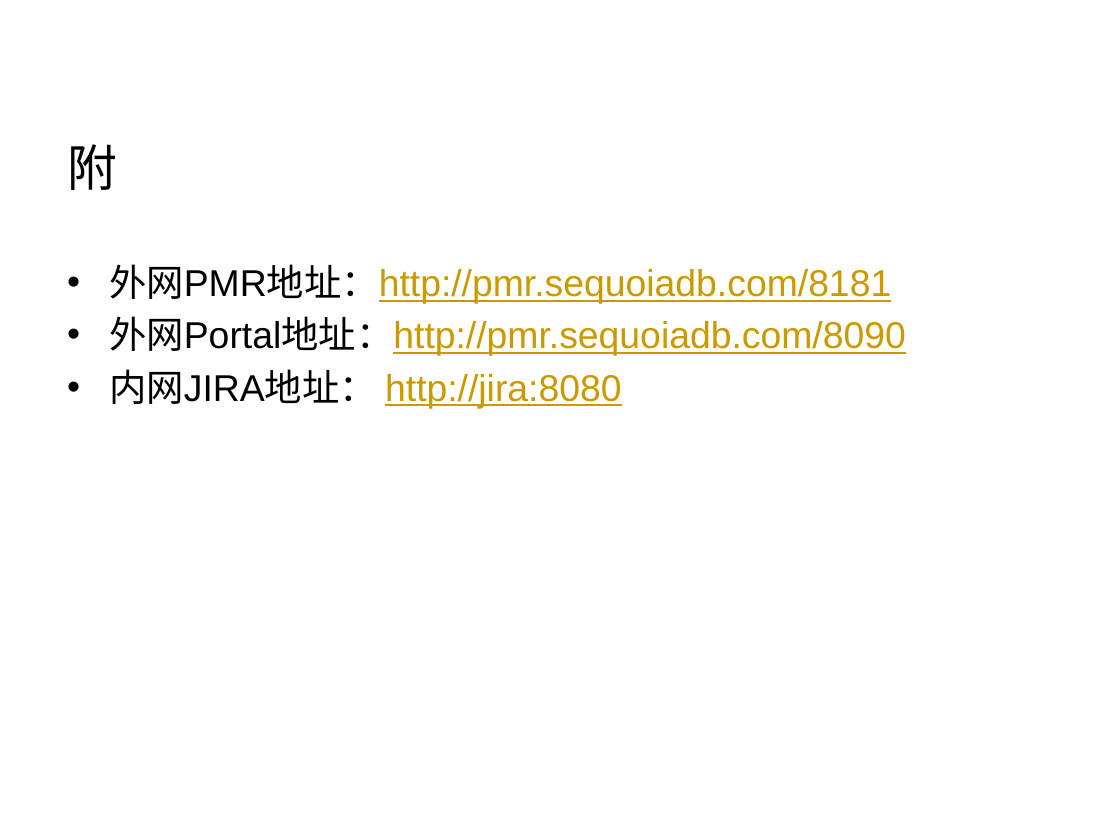
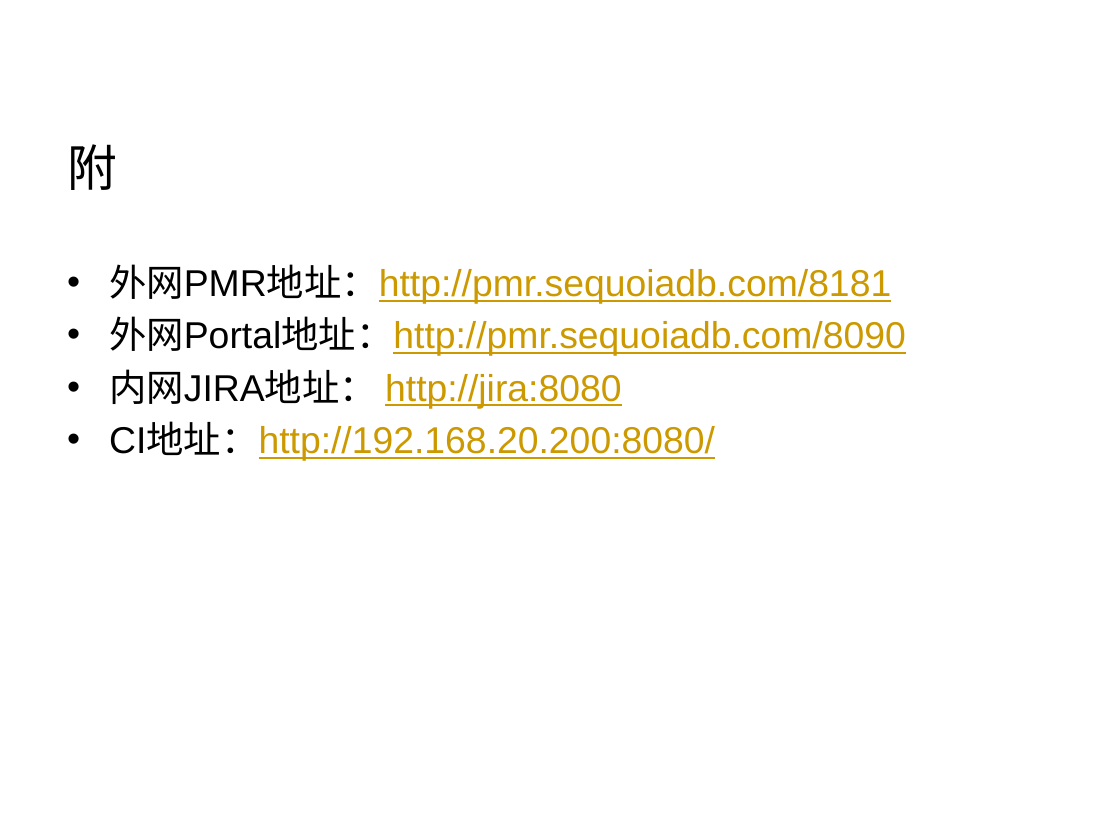
Before and after one commit to Vivian-hihi/SequoiaDB, a slide deck: slide 17 of internal_doc/00.项目管理/02.制度宣传/2016研发组织结构和制度流程宣传.pptx. Drawn at 1120x840 pixels with LibreOffice and Linux fonts; fonts in the diff are those of the drawing; background and template pictures are left out. Boxes give left, top, right and bottom in pixels: in the first picture for what was removed or moved away, otherwise in the second. Text is boxed around its words. In the diff, an @@ line names an element or a change of style, - is before the commit and + after.

```diff
--- a/internal_doc/00.项目管理/02.制度宣传/2016研发组织结构和制度流程宣传.pptx
+++ b/internal_doc/00.项目管理/02.制度宣传/2016研发组织结构和制度流程宣传.pptx
@@ text at box(109, 424, 715, 461): paragraph added @@
+• CI地址：http://192.168.20.200:8080/
```
Also in this commit, not shown: 3 other slides changed.
